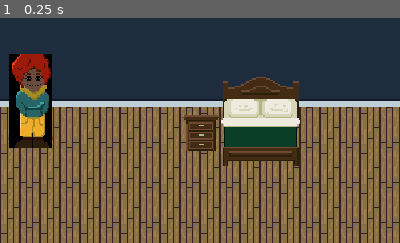
Above: before the commit, frame 1.
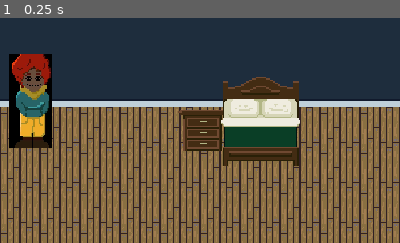
Above: after the commit, the same moment.

Repository: guimafelipe/rpg-game
Game: Godot game, scene res://Levels/TestWorld.tscn
The game is run twice, just before and just after one commit, with the same random seed, the same clock (stepped at 60 frames per second) and the same inputs. The engine's default icon, where the game draws it, is replaced by a stand-in: a white triangle on a blue panel in a dark square.
Inputs:
- Up to frame 1 (0.25 s): no input
The pictures show only the part of the screen within x 27-77%, y 7-57%; the shares and areas given below are measured in that part.

The runs differ from the first frame. In frame 1, 1.2% of the frame differs, in the area x 44-56%, y 40-60%.

Commit message:
finished some adjusts. adding cutscene

Diff:
--- /dev/null
+++ b/Cutscene.gd
@@ -0,0 +1,9 @@
+class_name Cutscene
+extends Node
+
+onready var inventory_window = get_parent().get_node("InventoryWindow")
+onready var dialogue_box = get_parent().get_node("DialogueBox")
+
+# virtual function
+func execute():
+	pass
--- /dev/null
+++ b/Cutscene.tscn
@@ -0,0 +1,5 @@
+[gd_scene format=2]
+
+[node name="Cutscene" type="Node"]
+
+[node name="AnimationPlayer" type="AnimationPlayer" parent="."]
--- /dev/null
+++ b/GameScene.gd
@@ -0,0 +1,13 @@
+class_name GameScene
+extends Node2D
+
+onready var world : Node2D = $World
+onready var dialogue_box : DialogueBox = $DialogueBox
+onready var inventory_window : InventoryWindow = $InventoryWindow
+onready var luiz : Luiz = $World/Luiz
+
+
+func _ready():
+	luiz.set_dialogue_box(dialogue_box)
+	luiz.set_inventory_window(inventory_window)
+	inventory_window.set_dialogue_box(dialogue_box)
--- a/InteractableObjects/InteractableObject.gd
+++ b/InteractableObjects/InteractableObject.gd
@@ -3,22 +3,19 @@
 
 signal finished_interaction(obj)
 
-export(Texture) var sprite setget set_sprite
-
-onready var dialogue_box = get_parent().get_node("DialogueBox")
+onready var dialogue_box = get_parent().get_parent().get_node("DialogueBox")
 
 func focus():
-	print("to focado")
-	print(name)
+	# print("to focado")
+	# print(name)
+	# TODO: ativar um shader
+	pass
 
 func remove_focus():
-	print("saí do foco")
-	print(name)
+	# print("saí do foco")
+	# print(name)
 	emit_signal("finished_interaction")
 
 func interact():
 	# override this funcion in children classes
 	pass
-
-func set_sprite(_sprite):
-	$Sprite.texture = _sprite
--- /dev/null
+++ b/Levels/Cutscene.gd
@@ -0,0 +1,6 @@
+extends Cutscene
+
+func execute():
+	var luiz = get_node("../World/Luiz")
+	var npc =  get_node("../World/NPC")
+	luiz.set_state_cutscene()
--- /dev/null
+++ b/Levels/TestWorld.gd
@@ -0,0 +1,16 @@
+extends GameScene
+
+
+# Declare member variables here. Examples:
+# var a = 2
+# var b = "text"
+
+
+# Called when the node enters the scene tree for the first time.
+func _ready():
+	pass # Replace with function body.
+
+
+# Called every frame. 'delta' is the elapsed time since the previous frame.
+#func _process(delta):
+#	pass
--- a/Levels/TestWorld.tscn
+++ b/Levels/TestWorld.tscn
@@ -6,9 +6,11 @@
 [ext_resource path="res://InteractableObjects/Cama.gd" type="Script" id=4]
 [ext_resource path="res://UI/Inventory/InventoryWindow.tscn" type="PackedScene" id=5]
 [ext_resource path="res://InteractableObjects/MesaCabeceira.gd" type="Script" id=6]
-[ext_resource path="res://InteractableObjects/InteractableObject.tscn" type="PackedScene" id=7]
+[ext_resource path="res://Levels/Cutscene.gd" type="Script" id=7]
 [ext_resource path="res://Luiz/Luiz.tscn" type="PackedScene" id=8]
 [ext_resource path="res://UI/Dialogue/DialogueBox.tscn" type="PackedScene" id=9]
+[ext_resource path="res://Levels/TestWorld.gd" type="Script" id=10]
+[ext_resource path="res://Assets/MC F 16-bit - sprite.1.png" type="Texture" id=11]
 
 [sub_resource type="RectangleShape2D" id=1]
 resource_local_to_scene = true
@@ -26,42 +28,59 @@
 resource_local_to_scene = true
 extents = Vector2( 16, 16 )
 
-[node name="TestWorld" type="YSort"]
+[node name="TestWorld" type="Node2D"]
+script = ExtResource( 10 )
 
-[node name="Background" type="Sprite" parent="."]
+[node name="World" type="YSort" parent="."]
+
+[node name="Background" type="Sprite" parent="World"]
 texture = ExtResource( 1 )
 centered = false
 
-[node name="Cama" parent="." instance=ExtResource( 7 )]
+[node name="Cama" type="Node2D" parent="World"]
 position = Vector2( 378.248, 128.339 )
 script = ExtResource( 4 )
 
-[node name="Sprite" parent="Cama" index="0"]
+[node name="Sprite" type="Sprite" parent="World/Cama"]
 position = Vector2( 0.749156, -23.2237 )
 scale = Vector2( 1.04682, 1.18729 )
 texture = ExtResource( 2 )
 
-[node name="CollisionShape2D" parent="Cama/StaticBody2D" index="0"]
+[node name="StaticBody2D" type="StaticBody2D" parent="World/Cama"]
+
+[node name="CollisionShape2D" type="CollisionShape2D" parent="World/Cama/StaticBody2D"]
 shape = SubResource( 1 )
 
-[node name="CollisionShape2D" parent="Cama/Area2D" index="0"]
+[node name="Area2D" type="Area2D" parent="World/Cama"]
+
+[node name="CollisionShape2D" type="CollisionShape2D" parent="World/Cama/Area2D"]
 shape = SubResource( 2 )
 
-[node name="Luiz" parent="." instance=ExtResource( 8 )]
+[node name="NPC" type="Sprite" parent="World"]
+position = Vector2( 378.248, 100.25 )
+scale = Vector2( 0.0720668, 0.0666024 )
+texture = ExtResource( 11 )
+
+[node name="Luiz" parent="World" instance=ExtResource( 8 )]
 position = Vector2( 194.985, 113.569 )
 
-[node name="MesaCabeceira" parent="." instance=ExtResource( 7 )]
+[node name="MesaCabeceira" type="Node2D" parent="World"]
 position = Vector2( 331.724, 113.569 )
 script = ExtResource( 6 )
 
-[node name="Sprite" parent="MesaCabeceira" index="0"]
-scale = Vector2( 1.02628, 1.07883 )
+[node name="Sprite" type="Sprite" parent="World/MesaCabeceira"]
+position = Vector2( 1.5, -2.75 )
+scale = Vector2( 1.33878, 1.2507 )
 texture = ExtResource( 3 )
 
-[node name="CollisionShape2D" parent="MesaCabeceira/StaticBody2D" index="0"]
+[node name="StaticBody2D" type="StaticBody2D" parent="World/MesaCabeceira"]
+
+[node name="CollisionShape2D" type="CollisionShape2D" parent="World/MesaCabeceira/StaticBody2D"]
 shape = SubResource( 3 )
 
-[node name="CollisionShape2D" parent="MesaCabeceira/Area2D" index="0"]
+[node name="Area2D" type="Area2D" parent="World/MesaCabeceira"]
+
+[node name="CollisionShape2D" type="CollisionShape2D" parent="World/MesaCabeceira/Area2D"]
 shape = SubResource( 4 )
 
 [node name="DialogueBox" parent="." instance=ExtResource( 9 )]
@@ -79,6 +98,7 @@
 anchor_bottom = 0.0
 rect_min_size = Vector2( 640, 360 )
 
-[editable path="Cama"]
+[node name="Cutscene" type="Node" parent="."]
+script = ExtResource( 7 )
 
-[editable path="MesaCabeceira"]
+[node name="AnimationPlayer" type="AnimationPlayer" parent="Cutscene"]
--- a/Luiz/Luiz.gd
+++ b/Luiz/Luiz.gd
@@ -1,3 +1,4 @@
+class_name Luiz
 extends KinematicBody2D
 
 enum State {IDLE, INTERACTING, CUTSCENE}
@@ -91,28 +92,42 @@
 	_check_interact()
 
 
+func set_dialogue_box(dialogue_box):
+	dialogue_box.connect("dialogue_started", self, "_on_started_dialogue")
+	dialogue_box.connect("dialogue_finished", self, "_on_finished_dialogue")
+
+
+func set_inventory_window(inventory_window):
+	inventory_window.connect("inventory_opened", self, "_on_inventory_opened")
+	inventory_window.connect("inventory_closed", self, "_on_inventory_closed")
+
+
+func set_state_cutscene():
+	state = State.CUTSCENE
+
+
+func set_state_idle():
+	state = State.IDLE
+
+
+func set_state_interacting():
+	state = State.INTERACTING
+
+
 func _ready():
-	state = State.IDLE
-	var dialogue_box = get_parent().get_node("DialogueBox")
-	if dialogue_box:
-		dialogue_box.connect("dialogue_started", self, "_on_started_dialogue")
-		dialogue_box.connect("dialogue_finished", self, "_on_finished_dialogue")
-	var inventory_window = get_parent().get_node("InventoryWindow")
-	if inventory_window:
-		inventory_window.connect("inventory_opened", self, "_on_inventory_opened")
-		inventory_window.connect("inventory_closed", self, "_on_inventory_closed")
+	set_state_idle()
 
 func _on_started_dialogue():
-	state = State.INTERACTING
+	set_state_interacting()
 
 func _on_finished_dialogue():
-	state = State.IDLE
+	set_state_idle()
 
 func _on_finished_interacting():
-	state = State.IDLE
+	set_state_idle()
 
 func _on_inventory_opened():
-	state = State.INTERACTING
+	set_state_interacting()
 
 func _on_inventory_closed():
-	state = State.IDLE
+	set_state_idle()
--- a/UI/Dialogue/DialogueBox.gd
+++ b/UI/Dialogue/DialogueBox.gd
@@ -1,3 +1,4 @@
+class_name DialogueBox
 extends Control
 
 signal dialogue_started
--- a/UI/Inventory/InventoryWindow.gd
+++ b/UI/Inventory/InventoryWindow.gd
@@ -1,16 +1,20 @@
+class_name InventoryWindow
 extends Control
 
 signal inventory_closed
 signal inventory_opened
 
-onready var dialogue_box = get_parent().get_node("DialogueBox")
+var dialogue_box
+
+func set_dialogue_box(_dialogue_box):
+	dialogue_box = _dialogue_box
 
 func _process(_delta):
 	if Input.is_action_just_pressed("ui_cancel"):
 		if visible:
 			hide()
 			emit_signal("inventory_closed")
-		elif not dialogue_box.visible:
+		elif dialogue_box and not dialogue_box.visible:
 			$TextureRect/InventoryDisplay.update_inventory_display()
 			show()
 			emit_signal("inventory_opened")
--- a/project.godot
+++ b/project.godot
@@ -9,6 +9,21 @@
 config_version=4
 
 _global_script_classes=[ {
+"base": "Node",
+"class": "Cutscene",
+"language": "GDScript",
+"path": "res://Cutscene.gd"
+}, {
+"base": "Control",
+"class": "DialogueBox",
+"language": "GDScript",
+"path": "res://UI/Dialogue/DialogueBox.gd"
+}, {
+"base": "Node2D",
+"class": "GameScene",
+"language": "GDScript",
+"path": "res://GameScene.gd"
+}, {
 "base": "Node2D",
 "class": "InteractableObject",
 "language": "GDScript",
@@ -24,16 +39,31 @@
 "language": "GDScript",
 "path": "res://UI/Inventory/InventorySlot.gd"
 }, {
+"base": "Control",
+"class": "InventoryWindow",
+"language": "GDScript",
+"path": "res://UI/Inventory/InventoryWindow.gd"
+}, {
 "base": "Resource",
 "class": "Item",
 "language": "GDScript",
 "path": "res://Items/Item.gd"
+}, {
+"base": "KinematicBody2D",
+"class": "Luiz",
+"language": "GDScript",
+"path": "res://Luiz/Luiz.gd"
 } ]
 _global_script_class_icons={
+"Cutscene": "",
+"DialogueBox": "",
+"GameScene": "",
 "InteractableObject": "",
 "Inventory": "",
 "InventorySlot": "",
-"Item": ""
+"InventoryWindow": "",
+"Item": "",
+"Luiz": ""
 }
 
 [application]
Not shown: 1 places in Levels/TestWorld.tscn that only renumber resources
